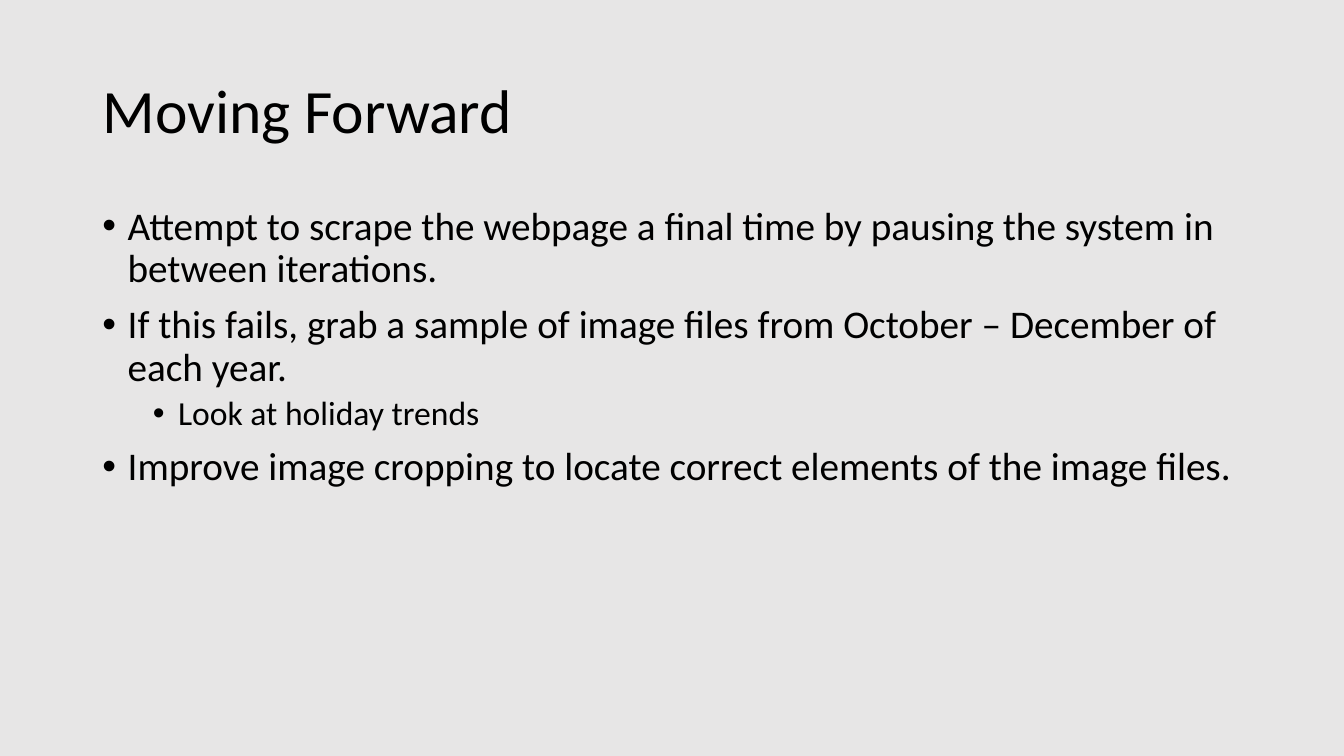
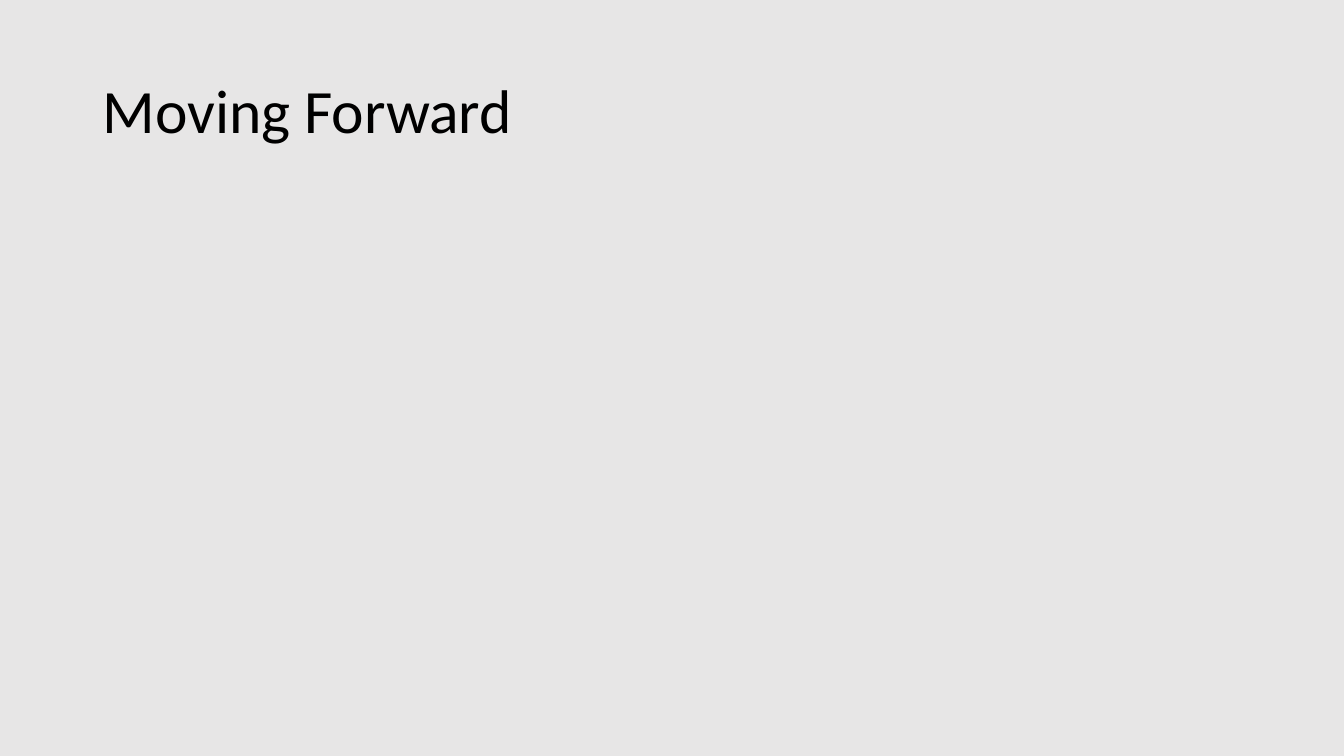
Before and after one commit to mckadet/STAT6080_Group_Project, a slide deck: slide 6 of Weekly Report Template.pptx (slide 8 before the commit). Drawn at 1344x756 pixels with LibreOffice and Linux fonts; fonts in the diff are those of the drawing. Boxes give left, top, right and bottom in pixels: in the first picture for what was removed or moved away, otherwise in the second. Text is boxed around its words. In the diff, an @@ line names an element or a change of style, - is before the commit and + after.

```diff
--- a/Weekly Report Template.pptx
+++ b/Weekly Report Template.pptx
@@ text removed at [128, 212, 1230, 487] @@
-• Attempt to scrape the webpage a final time by pausing the system in between iterations.
-• If this fails, grab a sample of image files from October – December of each year.
-  • Look at holiday trends
-• Improve image cropping to locate correct elements of the image files.
```
Also in this commit, not shown: 2 other slides changed, 2 slides removed, 1 other file.
